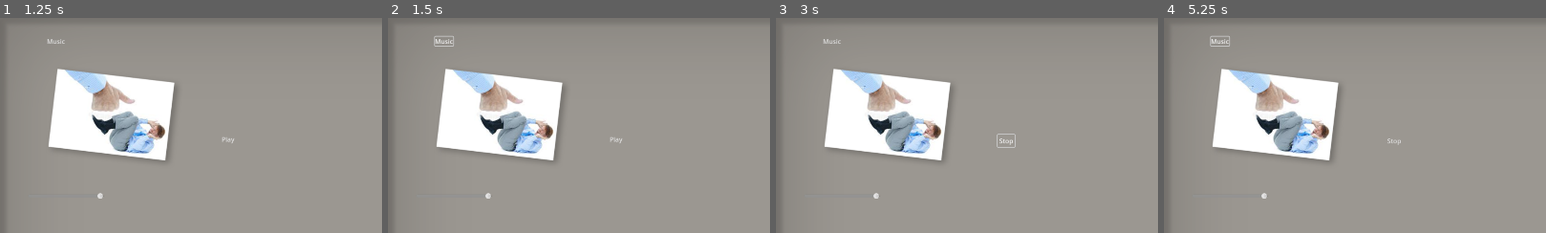
Above: before the commit, frames 1-4 (left to right).
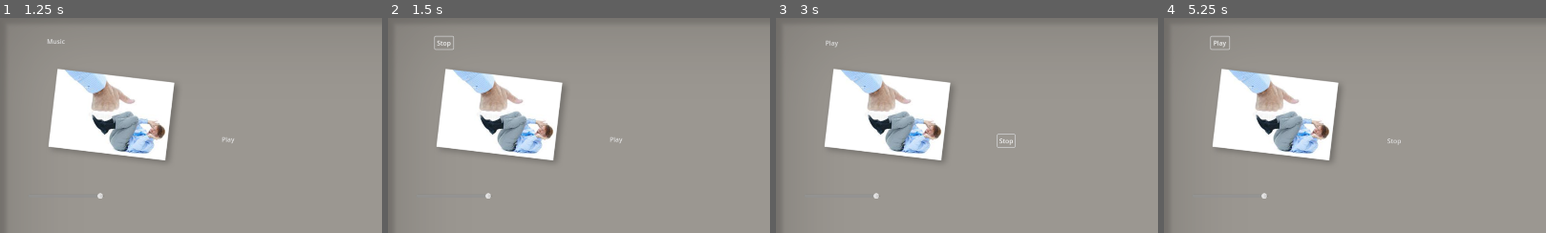
Above: after the commit, the same moments.

Repository: Ava-TU/MusicAssignment2024
Game: Godot game, scene res://Music.tscn
Same seed, same stepped clock (60 frames per second), same inputs: the game is played once before the commit and once after it. The project has no main scene, so this scene is started directly.
Inputs (mouse positions are % of the whole screen's width and height, from its top left):
- Up to frame 1 (1.25 s): click (50, 85) at 0.5 s
- Up to frame 2 (1.5 s): click "Music" at 1.25 s
- Up to frame 3 (3 s): click (7, 6) at 2 s, where only the run after the commit has a clickable "Stop"; click "Play" at 2.75 s
- Up to frame 4 (5.25 s): click "Stop" at 3.5 s; click "Play" at 4.25 s; click (7, 6) at 5 s, where only the run after the commit has a clickable "Play"
The pictures show only the part of the screen within x 0-50%, y 0-50%; the shares and areas given below are measured in that part.

Frame 1 is identical in both runs. In frame 2, 0.1% of the frame differs, in the area x 12-18%, y 9-15%; in frame 3, less than 0.1%; in frame 4, 0.1%.

Commit message:
more stuff...loop not stopping

Diff:
--- a/musicinstrumenttoy/Music.tscn
+++ b/musicinstrumenttoy/Music.tscn
@@ -4,7 +4,7 @@
 [ext_resource type="Script" path="res://Scripts/ButtonAudio.gd" id="2_ymoms"]
 [ext_resource type="AudioStream" uid="uid://84m7k1nk3q0h" path="res://Audio/AudioTest.ogg" id="3_43hv5"]
 [ext_resource type="PackedScene" uid="uid://b0pmbkdhwwdo6" path="res://looper.tscn" id="4_3ddh6"]
-[ext_resource type="AudioStream" uid="uid://d3pl201lkiexu" path="res://DrumSound1.ogg" id="4_va8xg"]
+[ext_resource type="AudioStream" uid="uid://d3pl201lkiexu" path="res://Audio/DrumSound1.ogg" id="4_va8xg"]
 [ext_resource type="Texture2D" uid="uid://dv86tsedwitou" path="res://MusicSoundboardBackground.png" id="6_5ishx"]
 
 [sub_resource type="StyleBoxEmpty" id="StyleBoxEmpty_1pwrs"]
@@ -51,7 +51,6 @@
 offset_right = 261.0
 offset_bottom = 622.0
 max_value = 5.0
-step = 0.001
 
 [node name="Volume" type="HSlider" parent="."]
 offset_left = 71.0
--- a/musicinstrumenttoy/Scripts/looper.gd
+++ b/musicinstrumenttoy/Scripts/looper.gd
@@ -2,13 +2,12 @@
 
 
 var pattern = []
-var steps = 4
+var steps = 5
 
 var current:int
 var num_samples:int
 
-# Called when the node enters the scene tree for the first time.
-#func _ready() -> void:
+
 func _on_button_pressed() -> void:
 	%Timer.start()
 	num_samples = get_child_count() - 1
@@ -17,16 +16,12 @@
 		pattern.push_back(-1)
 
 	pattern[0] = 0
-	pattern[1] = 2
-	pattern[2] = 1
-
-	pass # Replace with function body.
+	pattern[1] = 1
+	pattern[2] = 2
+	pattern[3] = 3
 
 
-# Called every frame. 'delta' is the elapsed time since the previous frame.
-func _process(delta: float) -> void:
 
-	pass
 
 
 func _on_timer_timeout() -> void:
@@ -38,4 +33,24 @@
 	current = current + 1
 	if current == steps:
 		current = 0;
-	pass # Replace with function body.
+
+
+
+func _on_button_button_down() -> void:
+	if %LoopSound1.playing:
+		%Button.text = "Play"
+		%Timer.stop()
+	elif %LoopSound2.playing:
+		%Button.text = "Play"
+		%Timer.stop()
+	elif %LoopSound3.playing:
+		%Button.text = "Play"
+		%Timer.stop()
+	elif %LoopSound4.playing:
+		%Button.text = "Play"
+		%Timer.stop()
+	else:
+		%Button.text = "Stop"
+		%Timer.start()
+		print("timer")
+		num_samples = get_child_count() - 1
--- a/musicinstrumenttoy/looper.tscn
+++ b/musicinstrumenttoy/looper.tscn
@@ -1,7 +1,10 @@
-[gd_scene load_steps=5 format=3 uid="uid://b0pmbkdhwwdo6"]
+[gd_scene load_steps=8 format=3 uid="uid://b0pmbkdhwwdo6"]
 
 [ext_resource type="Script" path="res://Scripts/looper.gd" id="1_cdl0b"]
-[ext_resource type="AudioStream" uid="uid://84m7k1nk3q0h" path="res://Audio/AudioTest.ogg" id="2_i5tb7"]
+[ext_resource type="AudioStream" uid="uid://bk64j0yiblo1a" path="res://Audio/LoopSound1.ogg" id="2_cajes"]
+[ext_resource type="AudioStream" uid="uid://dsiy5p8mjtkky" path="res://Audio/LoopSound2.ogg" id="3_n06tn"]
+[ext_resource type="AudioStream" uid="uid://uruk53ta57xh" path="res://Audio/LoopSound3.ogg" id="4_xr3ku"]
+[ext_resource type="AudioStream" uid="uid://mlfef4ts2rku" path="res://Audio/LoopSound4.ogg" id="5_68mmb"]
 
 [sub_resource type="StyleBoxEmpty" id="StyleBoxEmpty_k26jf"]
 
@@ -13,22 +16,28 @@
 [node name="Looper" type="Node2D" parent="."]
 script = ExtResource("1_cdl0b")
 
-[node name="AudioTest" type="AudioStreamPlayer" parent="Looper"]
-stream = ExtResource("2_i5tb7")
-bus = &"Music"
+[node name="LoopSound1" type="AudioStreamPlayer" parent="Looper"]
+unique_name_in_owner = true
+stream = ExtResource("2_cajes")
 
-[node name="AudioTest2" type="AudioStreamPlayer" parent="Looper"]
-stream = ExtResource("2_i5tb7")
-bus = &"Music"
+[node name="LoopSound2" type="AudioStreamPlayer" parent="Looper"]
+unique_name_in_owner = true
+stream = ExtResource("3_n06tn")
 
-[node name="AudioTest3" type="AudioStreamPlayer" parent="Looper"]
-stream = ExtResource("2_i5tb7")
-bus = &"Music"
+[node name="LoopSound3" type="AudioStreamPlayer" parent="Looper"]
+unique_name_in_owner = true
+stream = ExtResource("4_xr3ku")
+
+[node name="LoopSound4" type="AudioStreamPlayer" parent="Looper"]
+unique_name_in_owner = true
+stream = ExtResource("5_68mmb")
 
 [node name="Timer" type="Timer" parent="Looper"]
 unique_name_in_owner = true
+wait_time = 0.5
 
 [node name="Button" type="Button" parent="."]
+unique_name_in_owner = true
 offset_left = -19.0
 offset_top = -11.0
 offset_right = 27.0
@@ -38,4 +47,5 @@
 text = "Music"
 
 [connection signal="timeout" from="Looper/Timer" to="Looper" method="_on_timer_timeout"]
+[connection signal="button_down" from="Button" to="Looper" method="_on_button_button_down"]
 [connection signal="pressed" from="Button" to="Looper" method="_on_button_pressed"]
Not shown, added: musicinstrumenttoy/Audio/DrumSound1.ogg.import
Not shown, added: musicinstrumenttoy/Audio/LoopSound1.ogg.import
Not shown, added: musicinstrumenttoy/Audio/LoopSound2.ogg.import
Not shown, added: musicinstrumenttoy/Audio/LoopSound3.ogg.import
Not shown, added: musicinstrumenttoy/Audio/LoopSound4.ogg.import
Not shown, removed: musicinstrumenttoy/DrumSound1.ogg.import
Not shown, added: musicinstrumenttoy/Audio/DrumSound1.ogg
Not shown, added: musicinstrumenttoy/Audio/LoopSound1.ogg
Not shown, added: musicinstrumenttoy/Audio/LoopSound2.ogg
Not shown, added: musicinstrumenttoy/Audio/LoopSound3.ogg
Not shown, added: musicinstrumenttoy/Audio/LoopSound4.ogg
